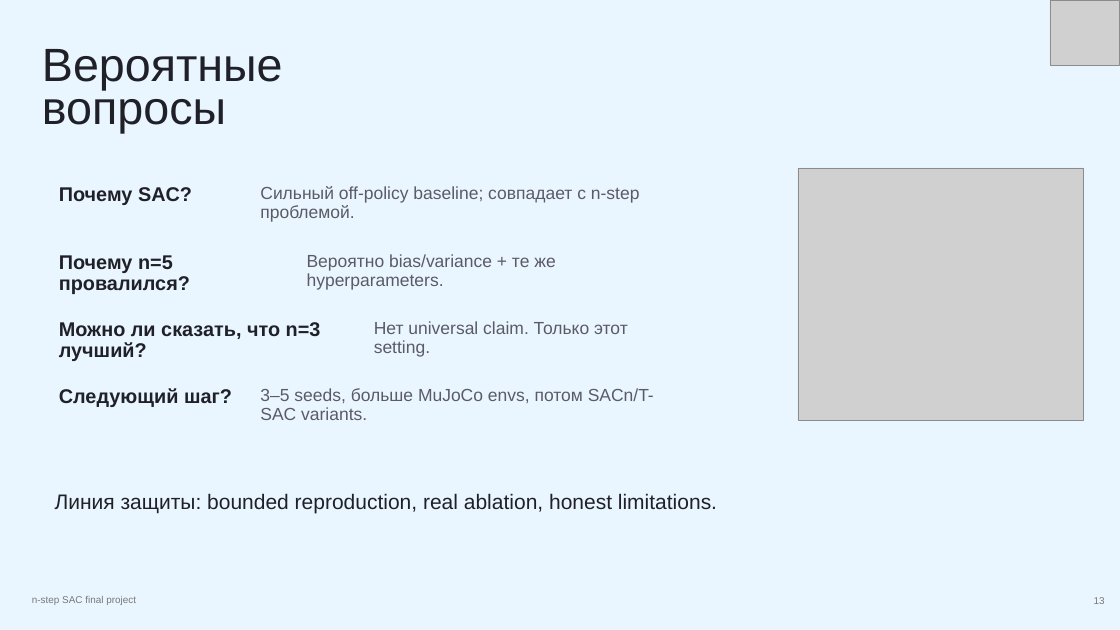
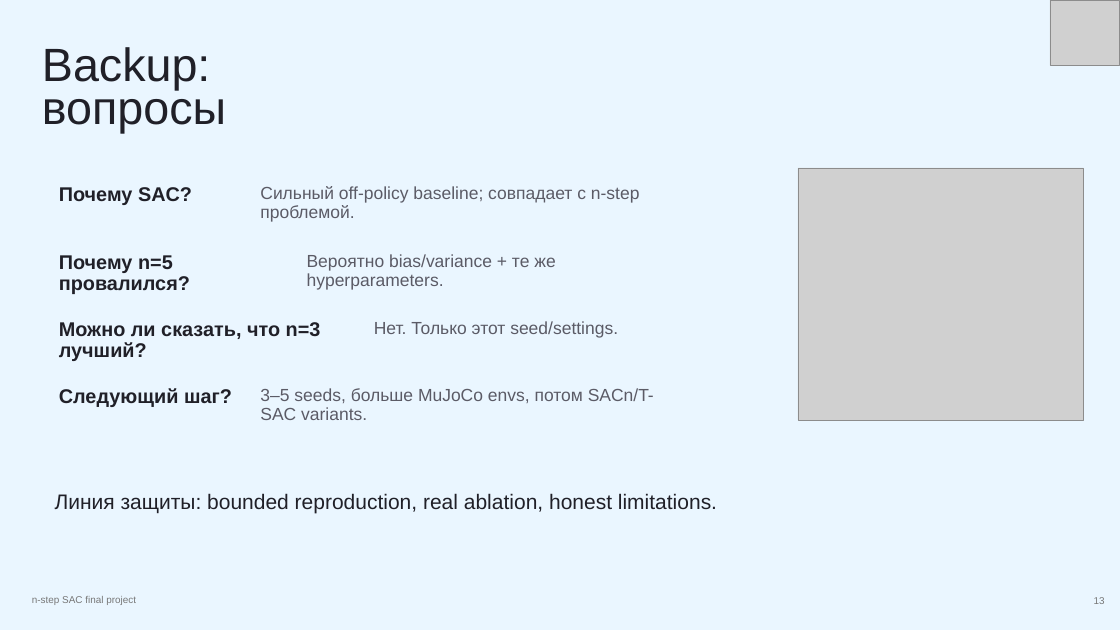
Before and after one commit to Therad445/nstep-sac-reproducibility, a slide deck: slide 13 of slides/nstep_sac_template_style_deck_ru.pptx. Drawn at 1120x630 pixels with LibreOffice and Linux fonts; fonts in the diff are those of the drawing; grey boxes stand for pictures. Boxes give left, top, right and bottom in pixels: in the first picture for what was removed or moved away, otherwise in the second. Text is boxed around its words. In the diff, an @@ line names an element or a change of style, - is before the commit and + after.

```diff
--- a/slides/nstep_sac_template_style_deck_ru.pptx
+++ b/slides/nstep_sac_template_style_deck_ru.pptx
@@ text at bbox=[42, 47, 210, 90]: text changed @@
-Вероятные
+Backup:
@@ text at bbox=[374, 321, 618, 338]: text changed @@
-Нет universal claim. Только этот setting.
+Нет. Только этот seed/settings.
```
Also in this commit, not shown: 5 other slides changed, 3 other files.
